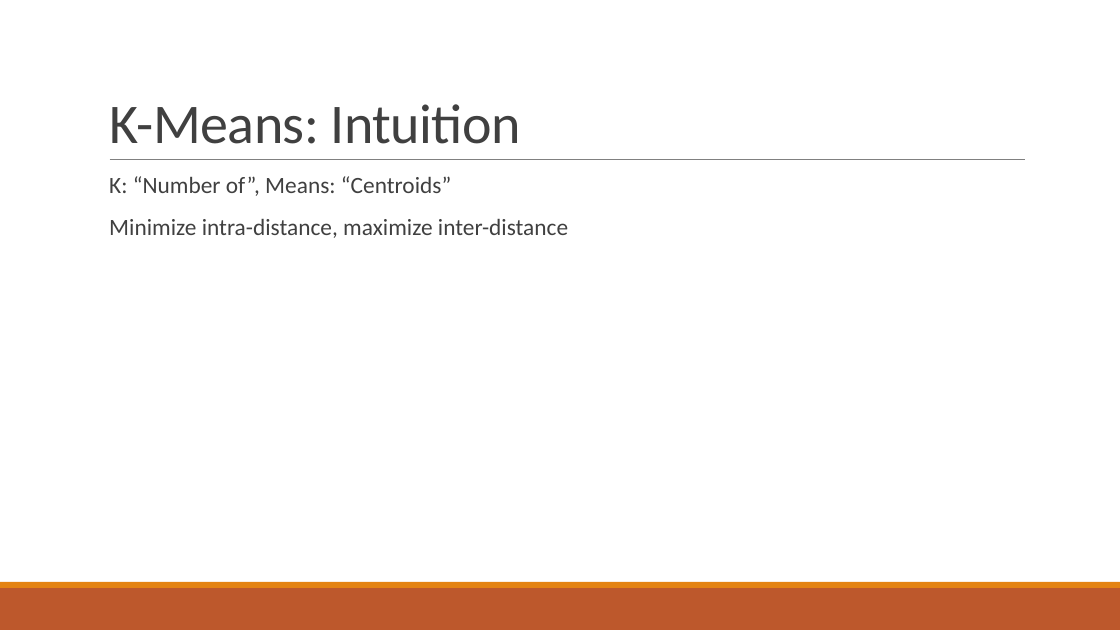
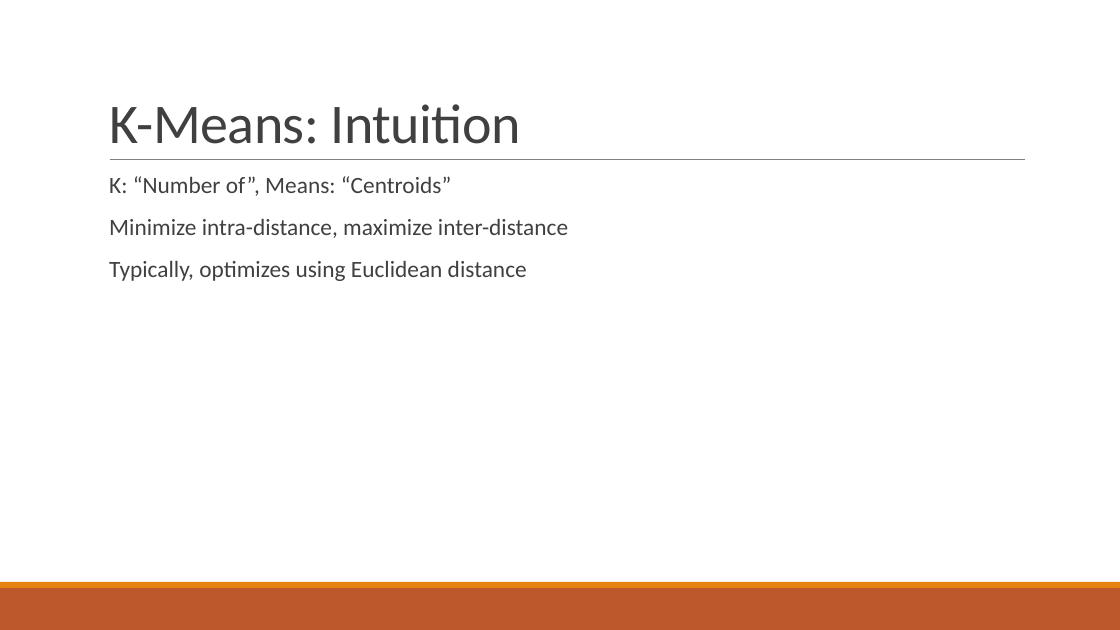
Before and after one commit to acbart/Digital-Education-Reading-Group, a slide deck: slide 4 of meeting-10-14-16/Clustering-Educational-Data-Mining.pptx. Drawn at 1120x630 pixels with LibreOffice and Linux fonts; fonts in the diff are those of the drawing. Boxes give left, top, right and bottom in pixels: in the first picture for what was removed or moved away, otherwise in the second. Text is boxed around its words. In the diff, an @@ line names an element or a change of style, - is before the commit and + after.

```diff
--- a/meeting-10-14-16/Clustering-Educational-Data-Mining.pptx
+++ b/meeting-10-14-16/Clustering-Educational-Data-Mining.pptx
@@ text at (x1=109, y1=261, x2=527, y2=281): paragraph added @@
+  Typically, optimizes using Euclidean distance
```
Also in this commit, not shown: 1 other slide changed, 1 slide added.
